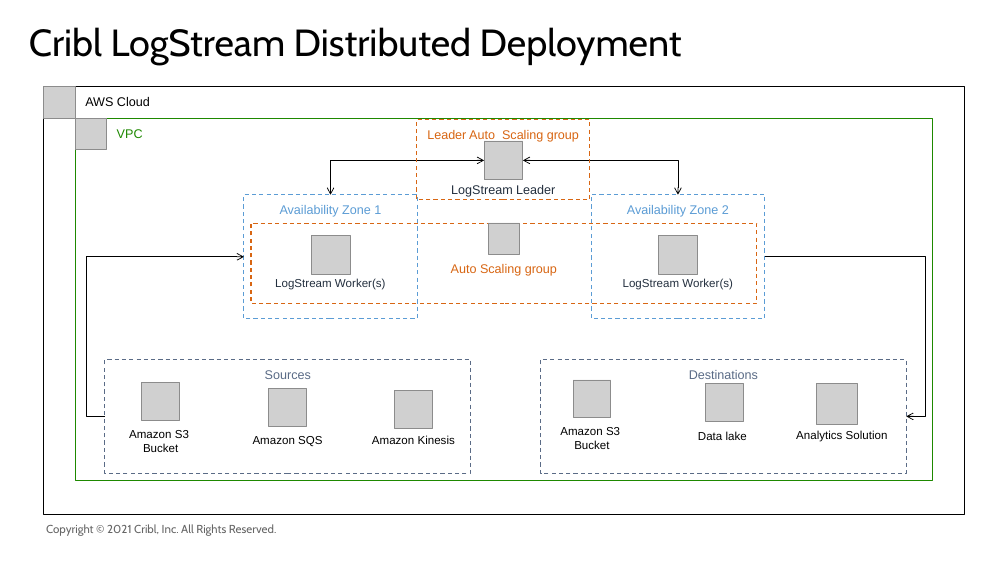
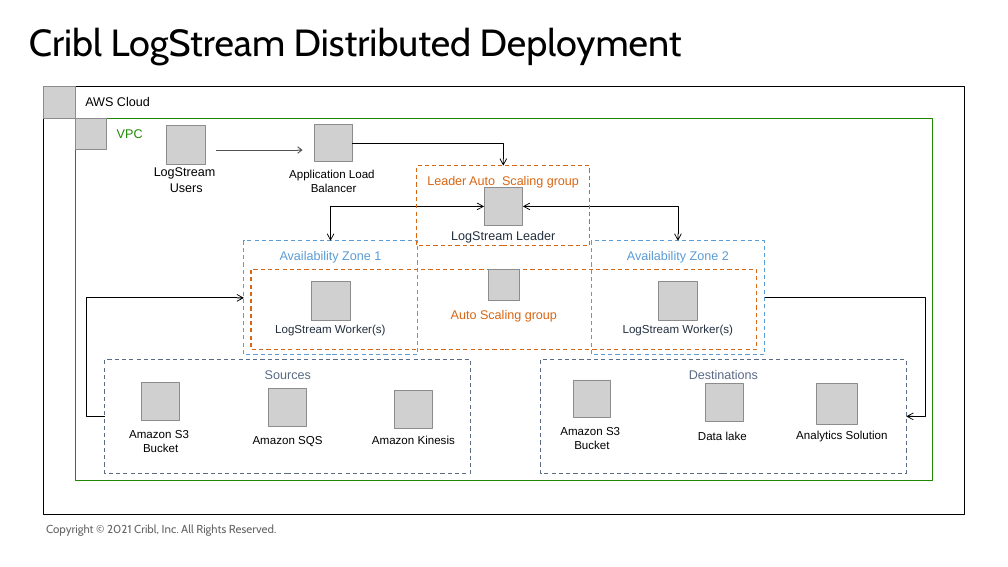
Before and after one commit to amiracle/quick-start-cribl, a slide deck: slide 2 of docs/images/Cribl_AWS.pptx. Drawn at 1008x567 pixels with LibreOffice and Linux fonts; fonts in the diff are those of the drawing; grey boxes stand for pictures; background and template pictures are left out. Boxes give left, top, right and bottom in pixels: in the first picture for what was removed or moved away, otherwise in the second. Text is boxed around its words. In the diff, an @@ line names an element or a change of style, - is before the commit and + after.

```diff
--- a/docs/images/Cribl_AWS.pptx
+++ b/docs/images/Cribl_AWS.pptx
@@ picture added at (166, 126, 205, 164) @@
@@ picture added at (315, 124, 352, 162) @@
@@ elbow arrow added from (352, 143) to (504, 166), #000000 0.75 pt @@
@@ text added at (154, 167, 216, 192), 12 pt, text #000000 @@
+LogStream
+Users
@@ arrow added from (216, 150) to (302, 150), #535353 1 pt @@
@@ text added at (289, 169, 375, 192), 11 pt, text #000000 @@
+Application Load
+Balancer
@@ 4 pictures, 3 texts, 2 rectangles, 2 elbow double arrows: place and size @@
-4 pictures, 3 texts, 2 rectangles, 2 elbow double arrows at (251, 119, 757, 303)
+4 pictures, 3 texts, 2 rectangles, 2 elbow double arrows at (251, 166, 757, 349)
@@ rectangle "Availability Zone 1": place and size @@
-rectangle "Availability Zone 1" at (244, 195, 417, 319)
+rectangle "Availability Zone 1" at (244, 240, 417, 355)
@@ rectangle "Availability Zone 2": place and size @@
-rectangle "Availability Zone 2" at (591, 195, 765, 319)
+rectangle "Availability Zone 2" at (591, 240, 765, 355)
@@ elbow arrow moved from (105, 417) - (244, 257) to (105, 417) - (244, 298) @@
@@ elbow arrow moved from (765, 257) - (907, 417) to (765, 298) - (907, 417) @@
```
Also in this commit, not shown: 1 other slide changed.
